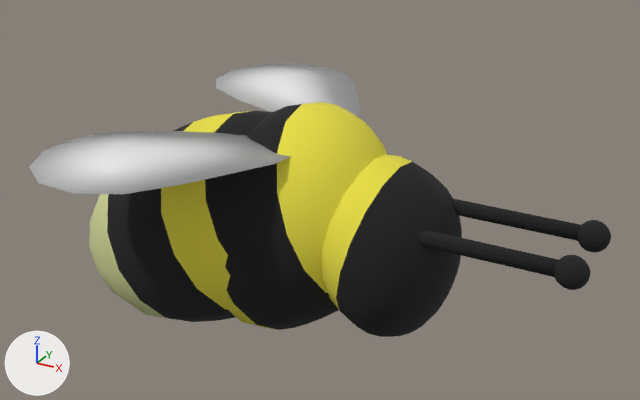
Before and after pictures for a commit that changed the glTF model Core/Art/Bee.glb.
Rendered twice from a 50 mm lens placed at (2.45, -4.42, 2.41), pointed at (-0.03, 0.09, 0.16). Every picture has the same lights, and +X, +Y and +Z are marked at lower left. Where no turn or scale is listed for an object, it has been applied to the vertices. Vertices at the same position are counted once.

Objects in the first picture: 'Antenna', 'Antenna.001', 'Back', 'Center', 'Head', 'Wing_L', 'Wing_R'.
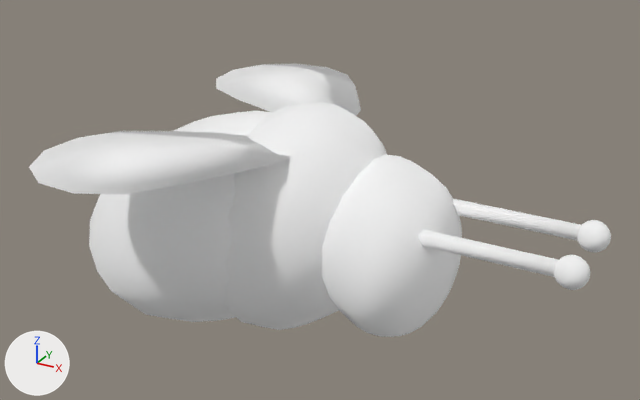
Patch to the scene script:
```diff
--- a/Core/Art/Bee.glb.py
+++ b/Core/Art/Bee.glb.py
@@ mat_basematerial @@
+mat_basematerial = principled_material('BaseMaterial')
+mat_basematerial.base_color = (1.0, 1.0, 1.0)  # white #ffffff
+mat_basematerial.metallic = 1.0
+mat_basematerial.roughness = 1.0
@@ me_sphere @@
 me_sphere.from_pydata(...)  # 242 vertices, 480 faces; spans x -1.0..0.94, y -0.67..0.67, z -0.89..0.68
 # used by ob_back; location = (-0.713, 0.0, 0.0)
+# me_sphere part 1: 64 faces spanning x -0.2..0.67, y -0.67..0.67, z -0.63..0.66 switch from mat_beeyellow_mat (yellow #e7dd44) to mat_basematerial (white #ffffff)
+# me_sphere part 2: 272 faces spanning x -0.68..0.94, y -0.67..0.67, z -0.84..0.68 switch from mat_beeblack_mat (black #1a1a1a) to mat_basematerial (white #ffffff)
+# me_sphere part 3: 144 faces spanning x -1.0..-0.11, y -0.63..0.63, z -0.89..0.28 switch from mat_beetan_mat (beige #cfd495) to mat_basematerial (white #ffffff)
@@ me_sphere_001 @@
 me_sphere_001.from_pydata(...)  # 242 vertices, 480 faces; spans x -0.64..0.64, y -0.61..0.61, z -0.74..0.81
 # used by ob_center; location = (-0.151, 0.0, 0.0)
+# me_sphere_001 part 4: 320 faces spanning x -0.64..0.64, y -0.58..0.58, z -0.74..0.81 switch from mat_beeyellow_mat (yellow #e7dd44) to mat_basematerial (white #ffffff)
+# me_sphere_001 part 5: 160 faces spanning x -0.46..0.5, y -0.61..0.61, z -0.72..0.8 switch from mat_beeblack_mat (black #1a1a1a) to mat_basematerial (white #ffffff)
@@ me_sphere_002 @@
 me_sphere_002.from_pydata(...)  # 242 vertices, 480 faces; spans x -0.39..0.406, y -0.542..0.542, z -0.594..0.49
 # used by ob_head; location = (0.507, 0.0, 0.053)
+# me_sphere_002 part 6: 176 faces spanning x -0.39..0.044, y -0.533..0.533, z -0.49..0.49 switch from mat_beeyellow_mat (yellow #e7dd44) to mat_basematerial (white #ffffff)
+# me_sphere_002 part 7: 304 faces spanning x -0.176..0.406, y -0.542..0.542, z -0.594..0.469 switch from mat_beeblack_mat (black #1a1a1a) to mat_basematerial (white #ffffff)
@@ me_cylinder @@
 me_cylinder.from_pydata(...)  # 107 vertices, 206 faces; spans x -0.049..1.275, y -0.092..0.092, z -0.088..0.088
-me_cylinder.materials.append(mat_beeblack_mat)  # black #1a1a1a
+me_cylinder.materials.append(mat_basematerial)  # white #ffffff
@@ me_cylinder_001 @@
 me_cylinder_001.from_pydata(...)  # 107 vertices, 206 faces; spans x -0.049..1.275, y -0.092..0.092, z -0.088..0.088
-me_cylinder_001.materials.append(mat_beeblack_mat)  # black #1a1a1a
+me_cylinder_001.materials.append(mat_basematerial)  # white #ffffff
@@ me_circle_002 @@
 me_circle_002.from_pydata(...)  # 14 vertices, 24 faces; spans x -1.269..0.09, y -0.075..1.141, z -0.029..0.064
+me_circle_002.materials.append(mat_basematerial)  # white #ffffff
@@ me_circle_001 @@
 me_circle_001.from_pydata(...)  # 14 vertices, 24 faces; spans x -1.248..0.088, y -1.16..0.078, z -0.029..0.064
+me_circle_001.materials.append(mat_basematerial)  # white #ffffff
```

What differs and where, as boxes (x1, y1, x2, y2) in the pictures (640 x 400 px):
'Wing_R', recoloured
    both: (29, 131, 289, 194)
'Wing_L', recoloured
    both: (216, 63, 361, 116)
'Antenna.001', recoloured (black to white)
    both: (417, 230, 590, 290)
'Antenna', recoloured (black to white)
    both: (452, 198, 611, 253)
part 1 of me_sphere, recoloured (yellow to white)
    both: (161, 111, 250, 310)
part 2 of me_sphere, recoloured (black to white)
    both: (107, 111, 272, 322)
part 3 of me_sphere, recoloured (beige to white)
    both: (89, 194, 165, 318)
part 4 of me_sphere_001, recoloured (yellow to white)
    both: (225, 102, 387, 330)
part 5 of me_sphere_001, recoloured (black to white)
    both: (225, 104, 339, 330)
part 6 of me_sphere_002, recoloured (yellow to white)
    both: (321, 155, 412, 311)
part 7 of me_sphere_002, recoloured (black to white)
    both: (336, 162, 462, 337)
